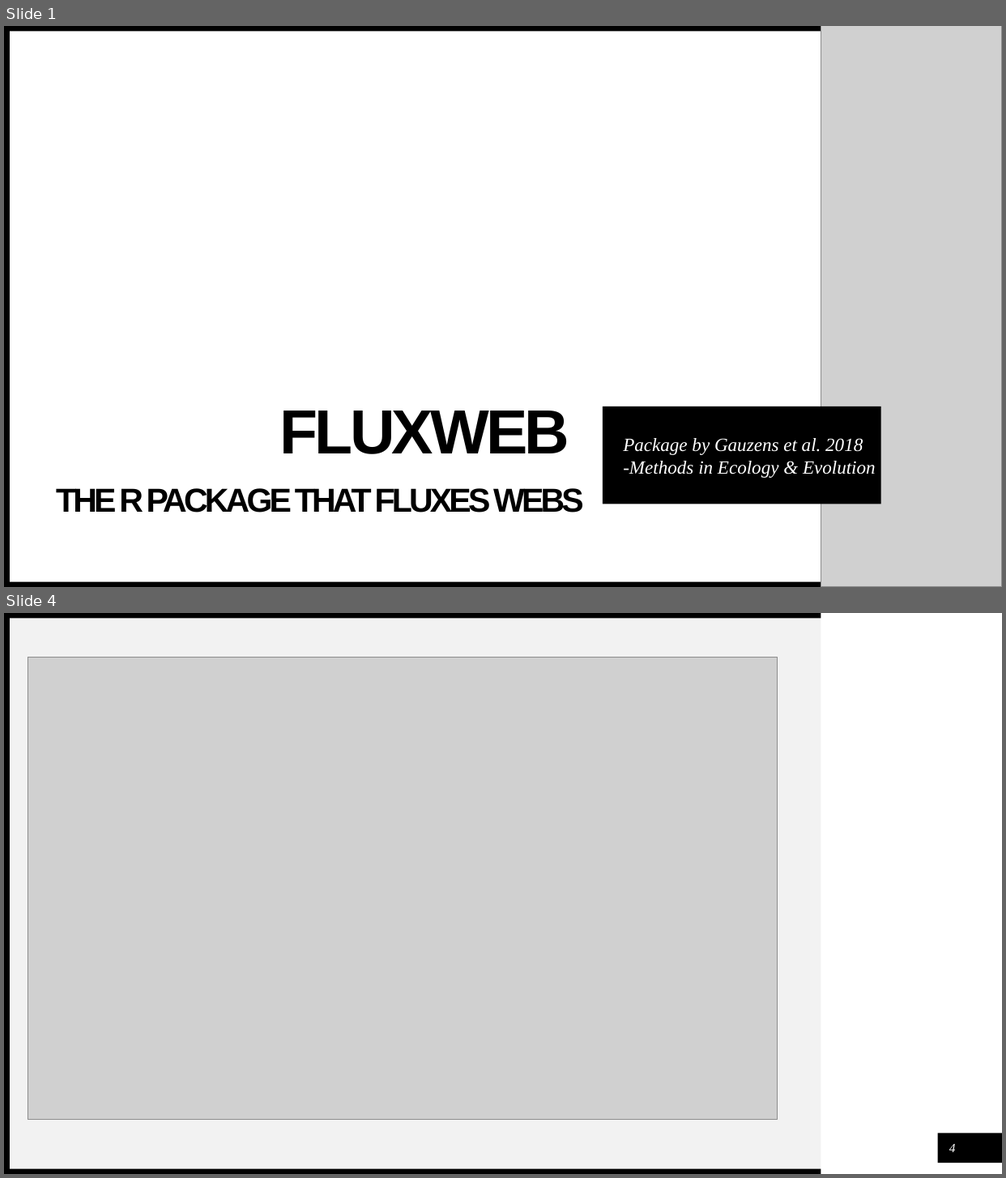
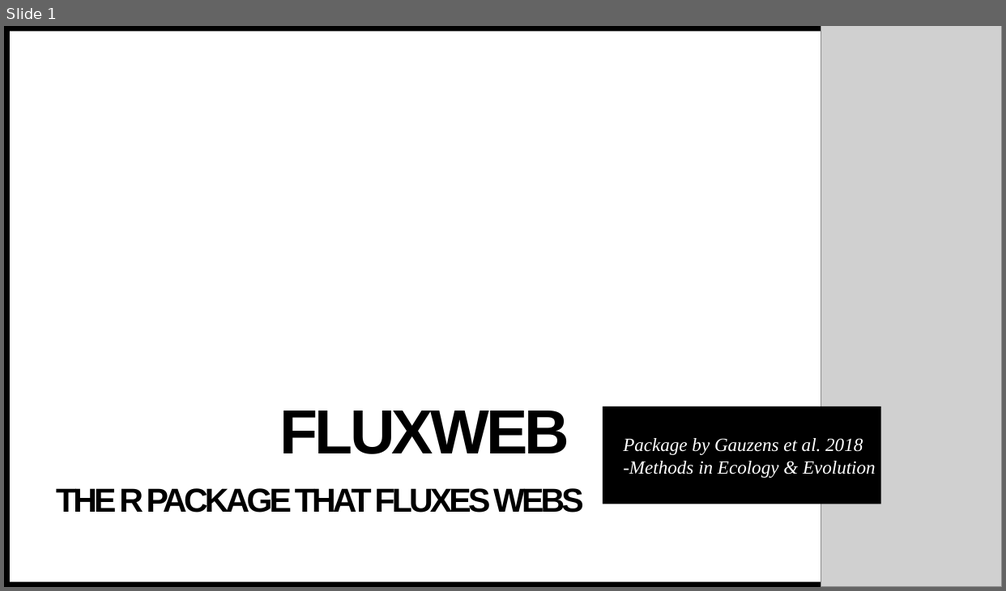
Before and after one commit to ISU-LunchinatoRs/Fluxweb, a slide deck: FLUXWEB.pptx. Shown one above the other, each under a label of ours: slides 1 and 4 before the commit, slide 1 after it; the slides between them are not shown. The pictures are 1006x1178 and 1006x591 pixels, drawn with LibreOffice and Linux fonts; fonts in the diff are those of the drawing; grey boxes stand for pictures. Boxes give left, top, right and bottom in pixels: in the first picture for what was removed or moved away, otherwise in the second. Text is boxed around its words. In the diff, an @@ line names an element or a change of style, - is before the commit and + after.

```diff
--- a/FLUXWEB.pptx
+++ b/FLUXWEB.pptx
@@ slide 4 removed at (x1=4, y1=613, x2=1002, y2=1174), background #FFFFFF; not listed: 3 template elements that a slide beside it also shows @@
@@ rectangle removed at (x1=10, y1=618, x2=821, y2=1169) @@
@@ picture removed at (x1=28, y1=658, x2=778, y2=1120) @@
@@ rectangle removed at (x1=938, y1=1133, x2=1002, y2=1163) @@
@@ page number removed at (x1=949, y1=1144, x2=956, y2=1152) @@
-4
```
Also in this commit, not shown: 2 slides changed, 3 slides added, 1 other slide removed.
